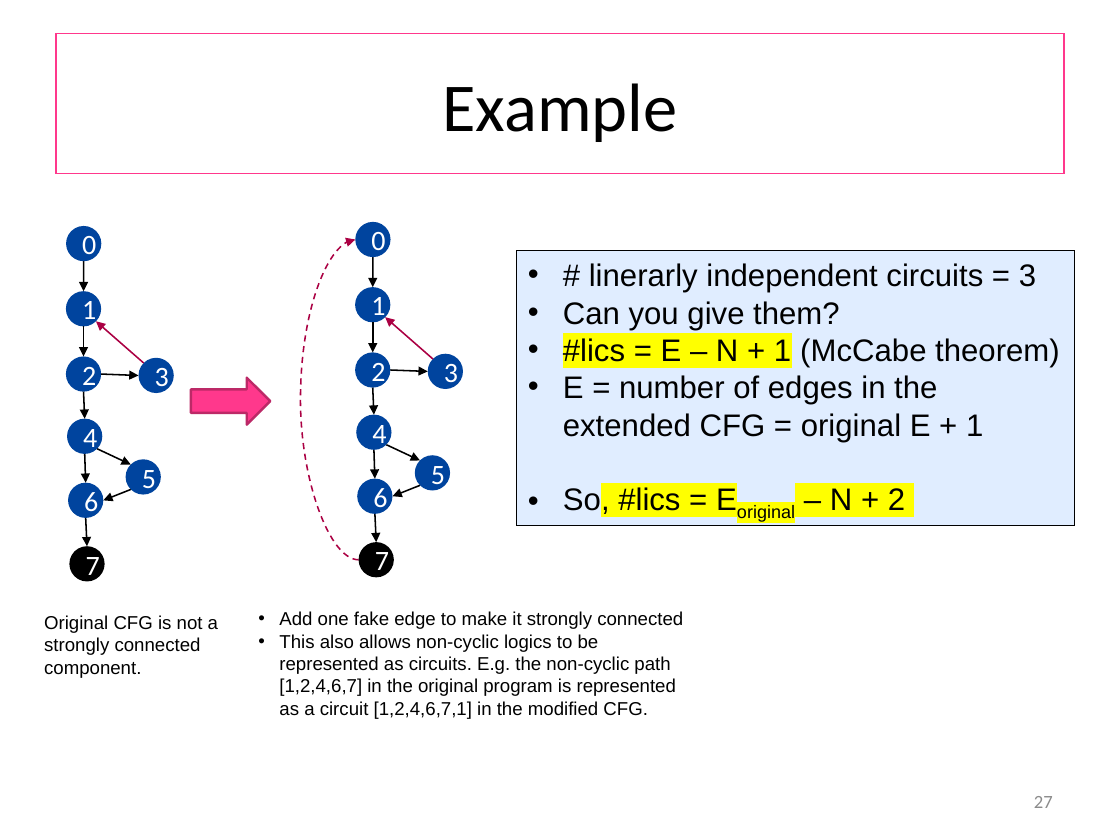
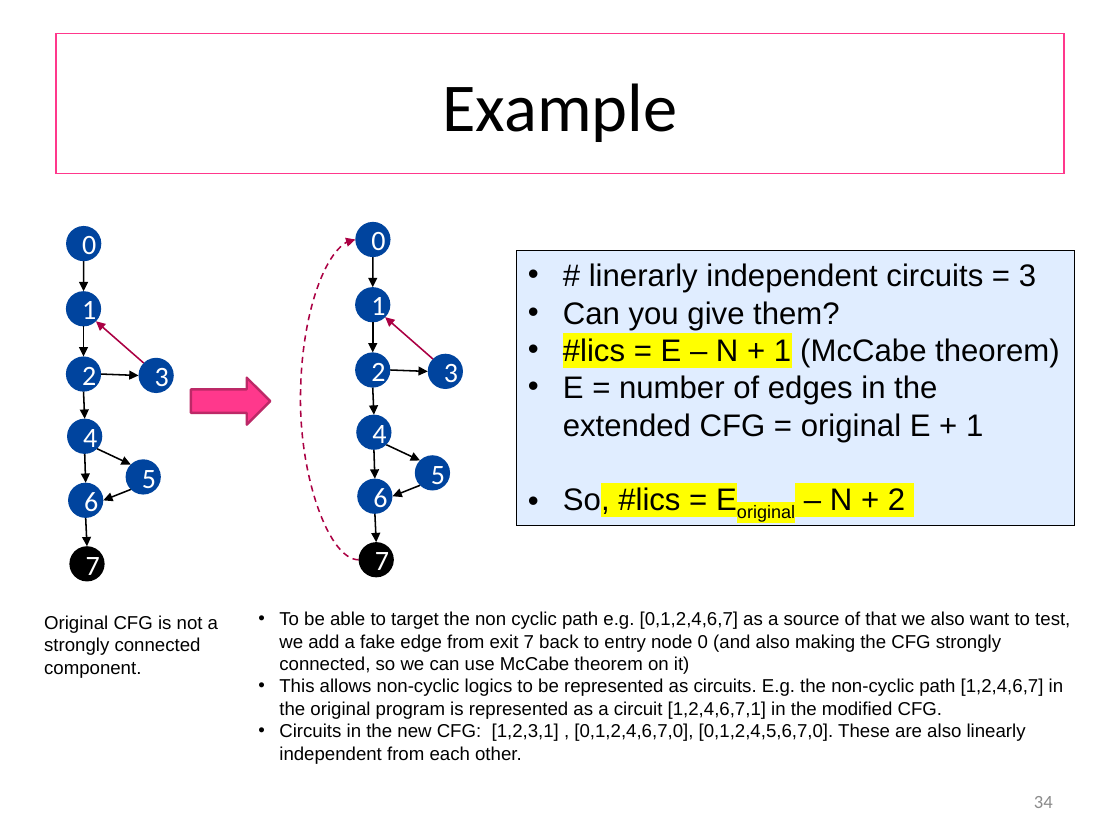
Before and after one commit to wooshrow/b3stv, a slide deck: slide 34 of slides/gbt.pptx (slide 27 before the commit). Drawn at 1120x840 pixels with LibreOffice and Linux fonts; fonts in the diff are those of the drawing. Boxes give left, top, right and bottom in pixels: in the first picture for what was removed or moved away, otherwise in the second. Text is boxed around its words. In the diff, an @@ line names an element or a change of style, - is before the commit and + after.

```diff
--- a/slides/gbt.pptx
+++ b/slides/gbt.pptx
@@ text at <box>279,611,1070,764</box>: text changed @@
-• Add one fake edge to make it strongly connected
-• This also allows non-cyclic logics to be represented as circuits. E.g. the non-cyclic path [1,2,4,6,7] in the original program is represented as a circuit [1,2,4,6,7,1] in the modified CFG.
+• To be able to target the non cyclic path e.g. [0,1,2,4,6,7] as a source of that we also want to test, we add a fake edge from exit 7 back to entry node 0 (and also making the CFG strongly connected, so we can use McCabe theorem on it)
+• This allows non-cyclic logics to be represented as circuits. E.g. the non-cyclic path [1,2,4,6,7] in the original program is represented as a circuit [1,2,4,6,7,1] in the modified CFG.
+• Circuits in the new CFG: [1,2,3,1] , [0,1,2,4,6,7,0], [0,1,2,4,5,6,7,0]. These are also linearly independent from each other.
@@ page number at <box>1034,796,1053,808</box>: text changed @@
-27
+34
```
Also in this commit, not shown: 5 other slides changed, 1 slide added, 12 other files.
